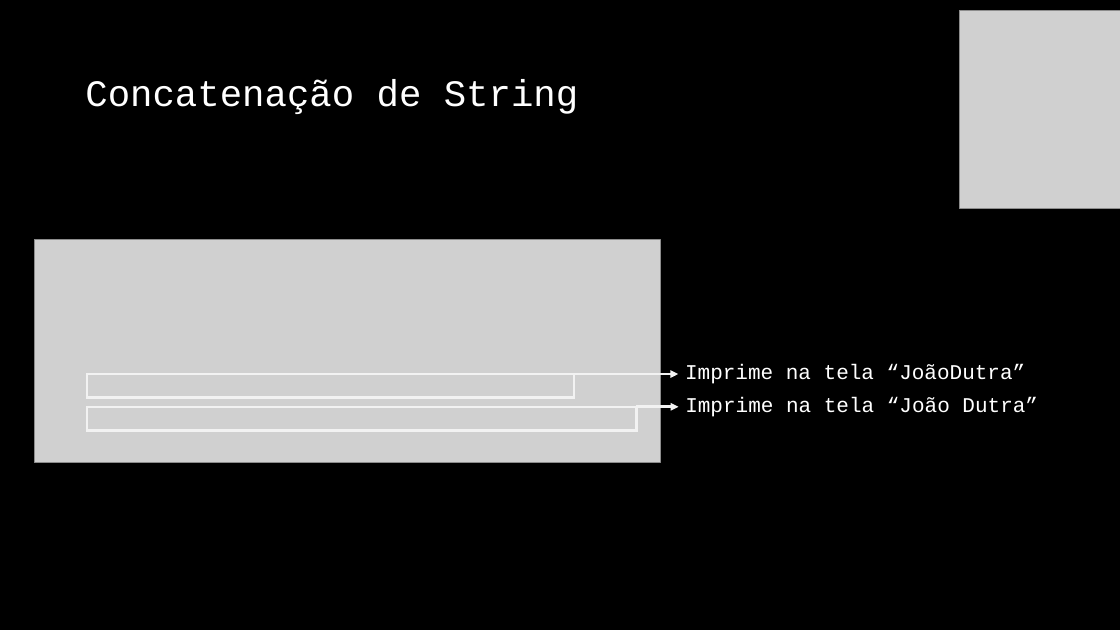
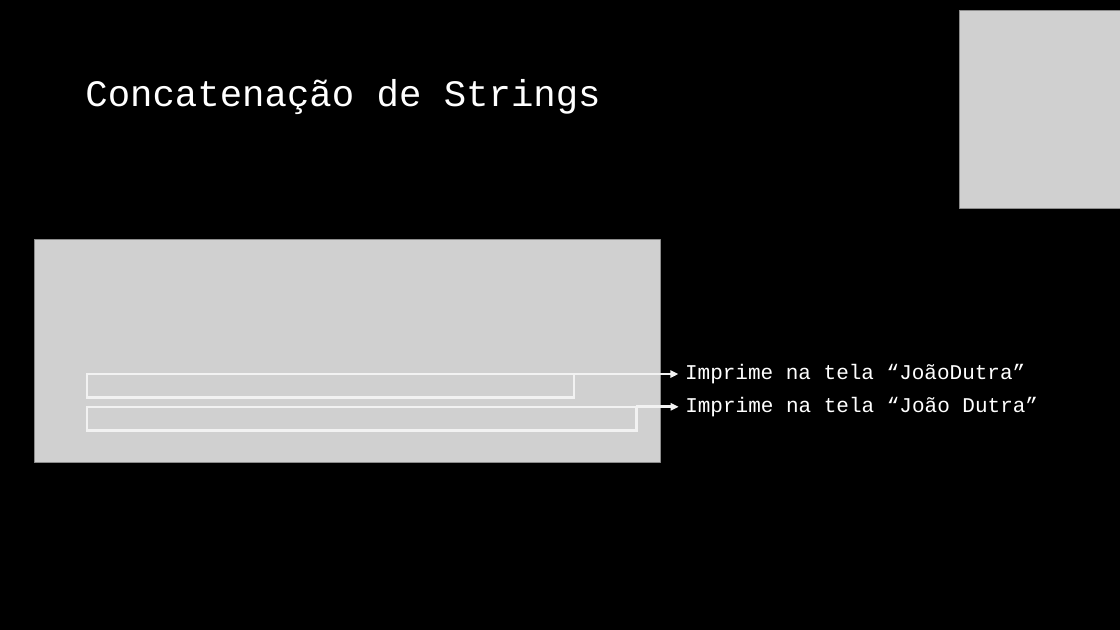
Before and after one commit to jrdutra/algoritmos, a slide deck: slide 10 of material_de_apoio/resumo_pratico.pptx. Drawn at 1120x630 pixels with LibreOffice and Linux fonts; fonts in the diff are those of the drawing; grey boxes stand for pictures. Boxes give left, top, right and bottom in pixels: in the first picture for what was removed or moved away, otherwise in the second. Text is boxed around its words. In the diff, an @@ line names an element or a change of style, - is before the commit and + after.

```diff
--- a/material_de_apoio/resumo_pratico.pptx
+++ b/material_de_apoio/resumo_pratico.pptx
@@ title at (85, 79, 601, 114): text changed @@
-Concatenação de String
+Concatenação de Strings
```
Also in this commit, not shown: 2 other slides changed, 3 slides added.
